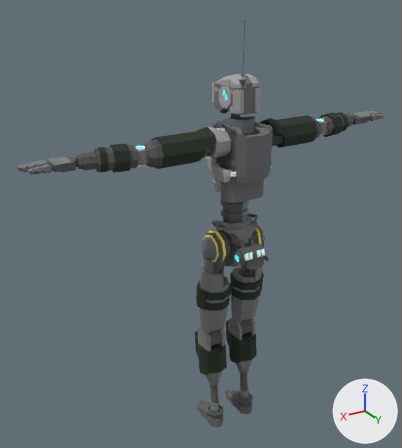
One commit to the Blender file Assets/Blender/PlayerRig2.blend: the scene before it, then after it.
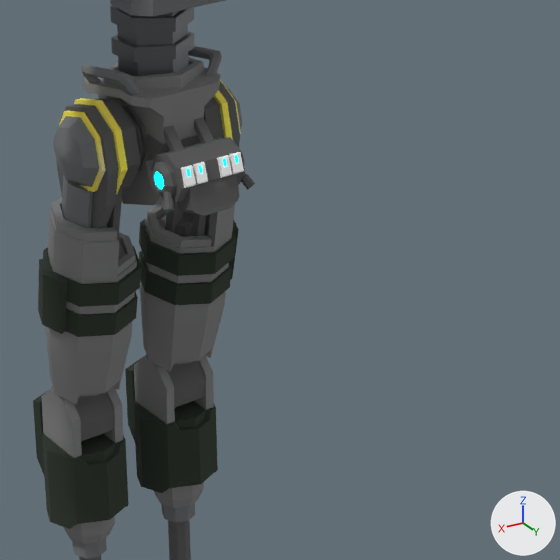
Old and new are each drawn whole from a 50 mm lens placed at (1.408, 2.049, 2.229), pointed at (0.133, -0.076, 1.166) and again close up on the part from 46% to 92% of the width and 44% to 86% of the height. Lighting does not change. The marker at lower right points along +X, +Y and +Z.

Script lines for the objects in view, before the commit:
```python
me_cube_006 = bpy.data.meshes.new('Cube.006')
me_cube_006.from_pydata(...)  # 4444 vertices, 4010 faces; spans x -0.19..0.19, y -0.15..0.21, z 0.0..2.1
# faces by material slot: [3714, 44, 252]
me_cube_006.materials.append(mat_base)
me_cube_006.materials.append(mat_glow)
me_cube_006.materials.append(mat_metal)
ob_body = bpy.data.objects.new('Body', me_cube_006)
ob_body.location = (0.0, 0.0, 0.0)
```
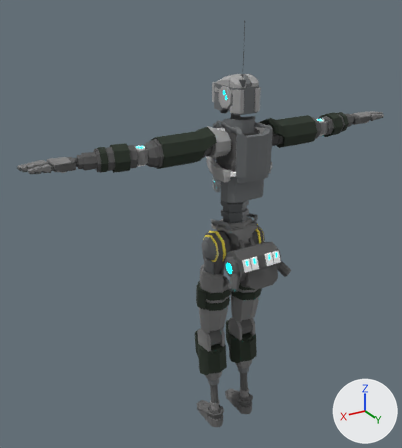
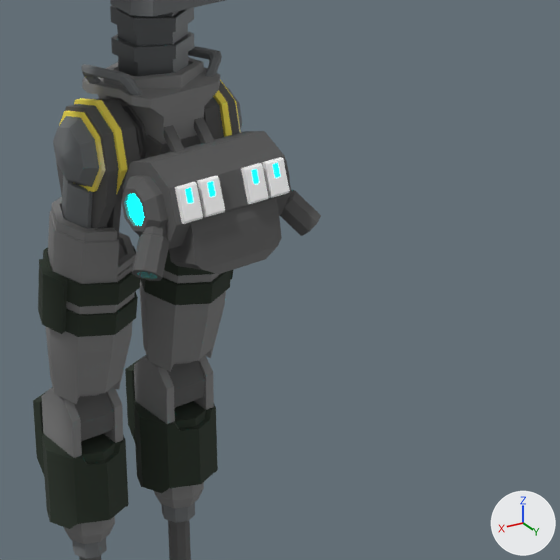
Location of each change, [x1, y1, x2, y2] in pixels of the close-ups (560 x 560 px; the box of a moved part takes in the faces that stretch with it):
'Body', reshaped: before [33, 0, 255, 560]; after [33, 0, 321, 560]
part 1 of me_cube_006, moved or reshaped: before [151, 137, 245, 202]; after [122, 131, 291, 250]
part 2 of me_cube_006, moved or reshaped: before [151, 162, 177, 196]; after [121, 175, 168, 236]
part 3 of me_cube_006, moved or reshaped: before [163, 191, 174, 213]; after [132, 225, 170, 281]
part 4 of me_cube_006, moved or reshaped: before [177, 174, 240, 216]; after [169, 198, 282, 274]
part 5 of me_cube_006, moved or reshaped: before [193, 162, 208, 184]; after [197, 176, 225, 217]
part 6 of me_cube_006, moved or reshaped: before [181, 165, 196, 188]; after [175, 182, 203, 224]
part 7 of me_cube_006, moved or reshaped: before [241, 172, 255, 190]; after [280, 190, 321, 236]
part 8 of me_cube_006, moved or reshaped: before [217, 155, 232, 178]; after [241, 163, 268, 204]
part 9 of me_cube_006, moved or reshaped: before [229, 152, 244, 174]; after [262, 157, 290, 198]

What changed in the scene script:
```text
Change me_cube_006:
    where me_cube_006.from_pydata(...)  # 4444 vertices, 4010 faces; spans x -0.19..0.19, y -0.15..0.21, z 0.0..2.1
    used by ob_body; location = (0.0, 0.0, 0.0)
    me_cube_006 part 1: the loose piece of 24 vertices spanning x -0.06..0.06, y 0.11..0.19, z 1.02..1.11 is scaled about its middle by 1.8, then moved by (0.0, 0.02, -0.02)
    me_cube_006 part 2: the loose piece of 40 vertices spanning x 0.06..0.08, y 0.12..0.18, z 1.03..1.09 is scaled about its middle by 1.8, then moved by (0.05, 0.02, -0.02)
    me_cube_006 part 3: the loose piece of 48 vertices spanning x 0.06..0.09, y 0.16..0.19, z 1.02..1.06 is turned -20 degrees about the z axis through its middle and scaled by 3.06, then moved by (0.06, 0.04, -0.04)
    me_cube_006 part 4: the loose piece of 48 vertices spanning x -0.05..0.05, y 0.15..0.21, z 1.01..1.07 is scaled about its middle by 1.8, then moved by (0.0, 0.05, -0.04)
    me_cube_006 part 5: the loose piece of 24 vertices spanning x 0.01..0.03, y 0.18..0.2, z 1.06..1.09 is scaled about its middle by 1.8, then moved by (0.02, 0.05, -0.01)
    me_cube_006 part 6: the loose piece of 24 vertices spanning x 0.04..0.06, y 0.18..0.2, z 1.06..1.09 is scaled about its middle by 1.8, then moved by (0.04, 0.05, -0.01)
    me_cube_006 part 7: the loose piece of 48 vertices spanning x -0.09..-0.06, y 0.16..0.19, z 1.02..1.06 is turned 20 degrees about the z axis through its middle and scaled by 3.06, then moved by (-0.06, 0.04, -0.04)
    me_cube_006 part 8: the loose piece of 24 vertices spanning x -0.03..-0.01, y 0.18..0.2, z 1.06..1.09 is scaled about its middle by 1.8, then moved by (-0.02, 0.05, -0.01)
    me_cube_006 part 9: the loose piece of 24 vertices spanning x -0.06..-0.04, y 0.18..0.2, z 1.06..1.09 is scaled about its middle by 1.8, then moved by (-0.04, 0.05, -0.01)
```
